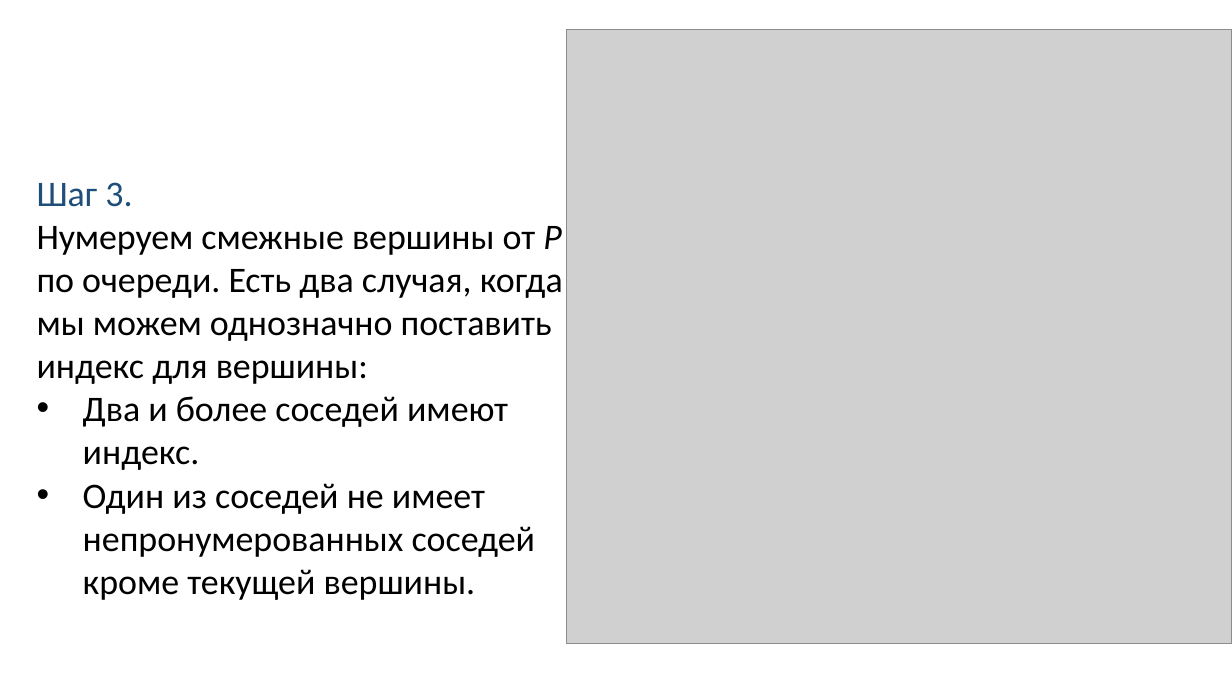
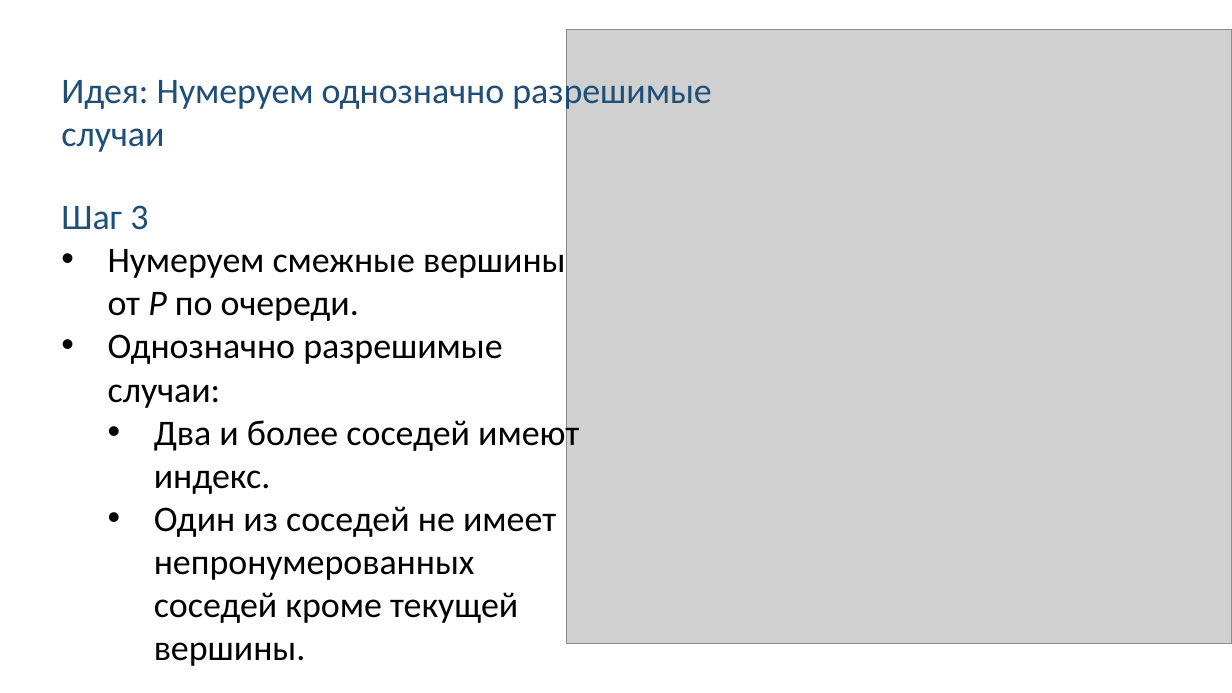
Before and after one commit to Linserous/NumericalGridGeneration, a slide deck: slide 22 of docs/Презентация v0.8.1.pptx. Drawn at 1232x693 pixels with LibreOffice and Linux fonts; fonts in the diff are those of the drawing; grey boxes stand for pictures. Boxes give left, top, right and bottom in pixels: in the first picture for what was removed or moved away, otherwise in the second. Text is boxed around its words. In the diff, an @@ line names an element or a change of style, - is before the commit and + after.

```diff
--- a/docs/Презентация v0.8.1.pptx
+++ b/docs/Презентация v0.8.1.pptx
@@ text added at box(61, 73, 711, 152), 28 pt, text #1F4E79 @@
+Идея: Нумеруем однозначно разрешимые
+случаи
@@ text "Шаг 3": place and size @@
-text "Шаг 3" at box(37, 182, 563, 600)
+text "Шаг 3" at box(61, 205, 579, 666)
@@ text at box(61, 205, 566, 408): text changed @@
-Шаг 3.
-Нумеруем смежные вершины от P по очереди. Есть два случая, когда мы можем однозначно поставить индекс для вершины:
+Шаг 3
+• Нумеруем смежные вершины от P по очереди.
+• Однозначно разрешимые случаи:
@@ text at box(154, 415, 579, 666): list level 1 to 2 in "Два и более соседей имеют ..."; list level 1 to 2 in "Один из соседей не имеет ..." @@
```
Also in this commit, not shown: 10 other slides changed, 1 slide added.
